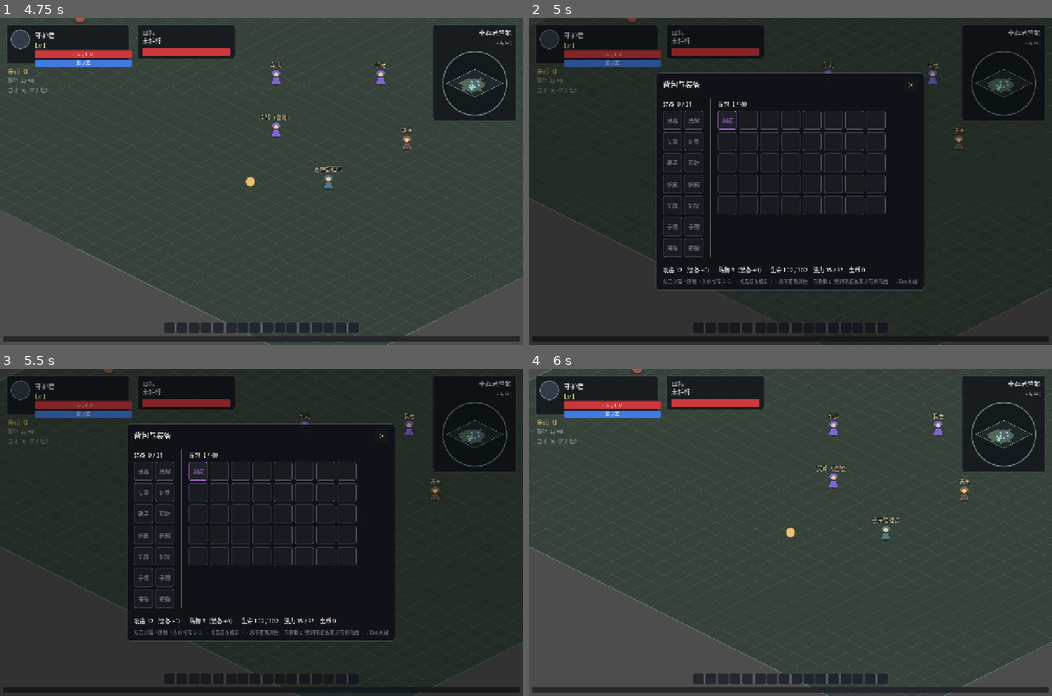
Above: before the commit, frames 1-4 (two rows, left to right).
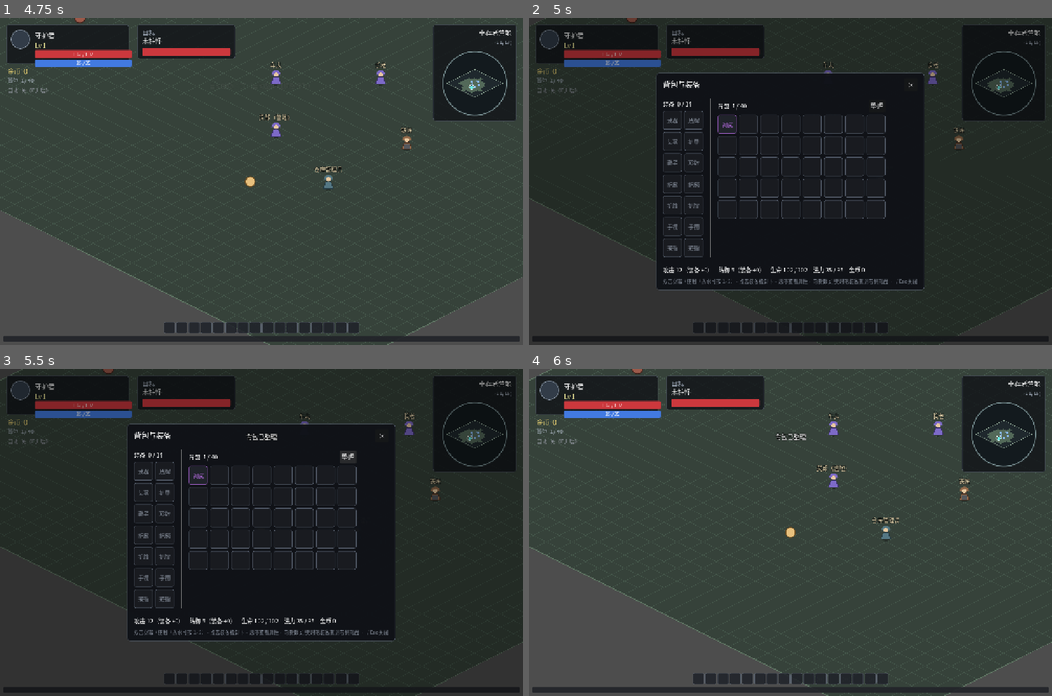
Above: after the commit, the same moments.

Repository: fengcms/DegenerateAge
Game: Godot game, scene res://scenes/Main.tscn
Same seed, same stepped clock (60 frames per second), same inputs: the game is played once before the commit and once after it.
Inputs (mouse positions are in pixels of both pictures, inside the frame that each line leads up to):
- Up to frame 1 (4.75 s): tap Enter at 0.5 s; drag from (475, 83) to (313, 109) at 0.52 s; click "关闭 · Esc" at 1.25 s; tap Space (attack) at 2 s; drag from (156, 197) to (235, 246) at 2.02 s; move the mouse to (313, 109) at 2.77 s; hold D (move_right) 2.78-3.5 s; hold G (auto_pickup) 2.78-3.5 s; drag from (235, 246) to (104, 132) at 3.52 s; move the mouse to (418, 230) at 4.27 s; hold A (move_left) from 4.28 s (still down); hold Tab (target_next) from 4.28 s (still down)
- Up to frame 2 (5 s): keep holding A (move_left); keep holding Tab (target_next); tap I (panel_inventory) at 4.9 s
- Up to frame 3 (5.5 s): release A (move_left) at 5 s; release Tab (target_next) at 5 s; click (350, 457) at 5 s, where only the run after the commit has a clickable "整理"
- Up to frame 4 (6 s): click "×" at 5.75 s

Frame 1 is identical in both runs. In frame 2, 1.3% of the frame differs, in the area x 36-69%, y 25-62%; in frame 3, 1.5%, in the area x 36-69%, y 19-62%; in frame 4, less than 0.1%.

Commit message:
feat(inventory): 增加背包整理与安全合堆

Diff:
--- a/autoload/event_bus.gd
+++ b/autoload/event_bus.gd
@@ -27,6 +27,7 @@
 signal loot_spawned(item: Dictionary)
 signal gold_changed(amount: int)
 signal inventory_changed()
+signal inventory_organized()
 signal equipment_changed()
 
 # ---- NPC / 交易（M1-8）----
--- a/autoload/game_state.gd
+++ b/autoload/game_state.gd
@@ -218,6 +218,14 @@
 ## 背包已占用格数。
 func inventory_used() -> int:
 	return Inventory.used_slots(inventory)
+
+func organize_inventory() -> bool:
+	var changed := Inventory.organize(inventory)
+	if changed:
+		EventBus.inventory_changed.emit()
+		EventBus.inventory_organized.emit()
+	EventBus.toast_requested.emit("背包已整理", "info")
+	return changed
 
 # ---- 仓库（M4-3；背包中的所有合法物品）----
 
--- a/autoload/save_manager.gd
+++ b/autoload/save_manager.gd
@@ -187,6 +187,7 @@
 	EventBus.boss_first_clear.connect(func(_id: String) -> void: request_autosave())
 	EventBus.player_leveled.connect(func(_lv: int) -> void: request_autosave())
 	EventBus.equipment_changed.connect(func() -> void: request_autosave())
+	EventBus.inventory_organized.connect(func() -> void: request_autosave())
 	EventBus.trade_done.connect(func(_k: String, _i: String, _p: int) -> void: request_autosave())
 	EventBus.map_changed.connect(func(_m: String) -> void: request_autosave())
 	EventBus.fog_changed.connect(func(_m: String) -> void: request_autosave())
--- a/scripts/systems/inventory.gd
+++ b/scripts/systems/inventory.gd
@@ -8,6 +8,7 @@
 ## 函数显式接收 inv 数组，便于单测与解耦（不依赖 Autoload 单例）。
 
 const SLOTS := 40
+const ORGANIZE_KINDS := ["equip", "potion", "rune", "misc", "quest"]
 
 ## 新建一个空背包。
 static func create(size: int = SLOTS) -> Array:
@@ -90,6 +91,68 @@
 	right.erase("count")
 	return left == right
 
+## 整理当前容器：分类 / 模板 / 装备品质星级排序，安全合并同数据堆叠，空格置末尾。
+## 返回是否发生变化；不增减装备实例，也不修改词条。
+static func organize(slots: Array) -> bool:
+	var entries: Array[Dictionary] = []
+	for index in range(slots.size()):
+		if slots[index] is Dictionary:
+			entries.append({"item": (slots[index] as Dictionary).duplicate(true), "index": index})
+	entries.sort_custom(_organize_less)
+	var packed: Array[Dictionary] = []
+	for entry in entries:
+		var item: Dictionary = entry.item
+		if ItemUtil.is_stackable(item):
+			var remaining := int(item.get("count", 1))
+			var limit := maxi(1, ItemUtil.stack_max(item))
+			for existing in packed:
+				if not _same_stack(existing, item):
+					continue
+				var amount := mini(remaining, maxi(0, limit - int(existing.get("count", 1))))
+				if amount > 0:
+					existing["count"] = int(existing.get("count", 1)) + amount
+					remaining -= amount
+				if remaining == 0:
+					break
+			while remaining > 0:
+				var stack := item.duplicate(true)
+				stack["count"] = mini(remaining, limit)
+				packed.append(stack)
+				remaining -= int(stack["count"])
+		else:
+			packed.append(item)
+	if packed.size() > slots.size():
+		return false
+	var changed := false
+	for index in range(slots.size()):
+		var next = packed[index] if index < packed.size() else null
+		if slots[index] != next:
+			changed = true
+		slots[index] = next
+	return changed
+
+static func _organize_less(a: Dictionary, b: Dictionary) -> bool:
+	var left: Dictionary = a.item
+	var right: Dictionary = b.item
+	var left_kind := ORGANIZE_KINDS.find(String(left.get("kind", "")))
+	var right_kind := ORGANIZE_KINDS.find(String(right.get("kind", "")))
+	left_kind = 999 if left_kind < 0 else left_kind
+	right_kind = 999 if right_kind < 0 else right_kind
+	if left_kind != right_kind:
+		return left_kind < right_kind
+	var left_id := String(left.get("itemId", ""))
+	var right_id := String(right.get("itemId", ""))
+	if left_id != right_id:
+		return left_id < right_id
+	if String(left.get("kind", "")) == "equip":
+		var left_quality := ItemUtil.QUALITIES.find(String(left.get("quality", "common")))
+		var right_quality := ItemUtil.QUALITIES.find(String(right.get("quality", "common")))
+		if left_quality != right_quality:
+			return left_quality > right_quality
+		if int(left.get("star", 0)) != int(right.get("star", 0)):
+			return int(left.get("star", 0)) > int(right.get("star", 0))
+	return int(a.index) < int(b.index)
+
 ## 移除指定格，返回被移除物品（空位返回 {}）。
 static func remove_at(inv: Array, index: int) -> Dictionary:
 	if index < 0 or index >= inv.size() or inv[index] == null:
--- a/scripts/ui/inventory_panel.gd
+++ b/scripts/ui/inventory_panel.gd
@@ -33,6 +33,7 @@
 var _bag_buttons: Array[ItemSlot] = []
 var _equip_title: Label
 var _bag_title: Label
+var _organize_button: Button
 var _summary: Label
 var _center: CenterContainer
 var _dim: ColorRect
@@ -197,9 +198,18 @@
 	var right := VBoxContainer.new()
 	right.add_theme_constant_override("separation", 6)
 	body.add_child(right)
+	var bag_head := HBoxContainer.new()
+	right.add_child(bag_head)
 	_bag_title = Label.new()
 	_bag_title.add_theme_font_size_override("font_size", 14)
-	right.add_child(_bag_title)
+	_bag_title.size_flags_horizontal = Control.SIZE_EXPAND_FILL
+	bag_head.add_child(_bag_title)
+	_organize_button = Button.new()
+	_organize_button.text = "整理"
+	_organize_button.tooltip_text = "按品类整理背包并合并相同物品"
+	_organize_button.pressed.connect(_on_organize_pressed)
+	bag_head.add_child(_organize_button)
+
 	var bag_grid := GridContainer.new()
 	bag_grid.columns = BAG_COLUMNS
 	bag_grid.add_theme_constant_override("h_separation", 6)
@@ -274,6 +284,11 @@
 	b.add_theme_stylebox_override("disabled", _slot_style(bg, border))
 
 # ---- 刷新 ----
+
+func _on_organize_pressed() -> void:
+	_last_click_index = -1
+	_last_click_ms = 0
+	GameState.organize_inventory()
 
 func _refresh() -> void:
 	var worn := 0
--- a/tests/smoke_test.gd
+++ b/tests/smoke_test.gd
@@ -28,6 +28,7 @@
 	_test_loot()
 	_test_balance_calibration()
 	_test_inventory()
+	_test_inventory_sort()
 	await _test_pickup()
 	await _test_claim_fly()
 	_test_equipment()
@@ -112,6 +113,32 @@
 		_expect(not dialogue.visible, "手动打断走向 NPC 后不应延迟弹出对话")
 	main.queue_free()
 	await get_tree().process_frame
+	GameState.reset_to_defaults()
+
+func _test_inventory_sort() -> void:
+	GameState.reset_to_defaults()
+	var rare := _equip_instance("weapon_starter", "sort_rare", {"atk": 5})
+	rare.quality = "rare"
+	var common := _equip_instance("weapon_starter", "sort_common", {"atk": 6})
+	GameState.inventory[3] = common
+	GameState.inventory[7] = {"kind": "potion", "itemId": "potion_hp_small", "count": 98}
+	GameState.inventory[9] = rare
+	GameState.inventory[11] = {"kind": "potion", "itemId": "potion_hp_small", "count": 3}
+	GameState.inventory[13] = {"kind": "potion", "itemId": "potion_hp_small", "count": 5, "batch": "special"}
+	var panel := preload("res://scenes/ui/InventoryPanel.tscn").instantiate()
+	add_child(panel)
+	panel.set_open(true)
+	panel.get("_organize_button").pressed.emit()
+	_expect(GameState.inventory[0].instanceId == "sort_rare" and GameState.inventory[1].instanceId == "sort_common",
+		"背包整理应先排装备，同模板高品质在前且保留实例")
+	_expect(GameState.inventory[2].count == 99 and GameState.inventory[3].count == 2
+		and GameState.inventory[4].count == 5 and GameState.inventory[4].batch == "special",
+		"相同药品应安全合堆，不同元数据的堆叠不得混合")
+	_expect(GameState.inventory[5] == null and GameState.inventory.size() == 40,
+		"整理后空格应移到末尾且背包容量不变")
+	_expect(not GameState.organize_inventory(), "重复整理应保持稳定顺序")
+	panel.set_open(false)
+	panel.queue_free()
 	GameState.reset_to_defaults()
 
 func _test_warehouse() -> void:
